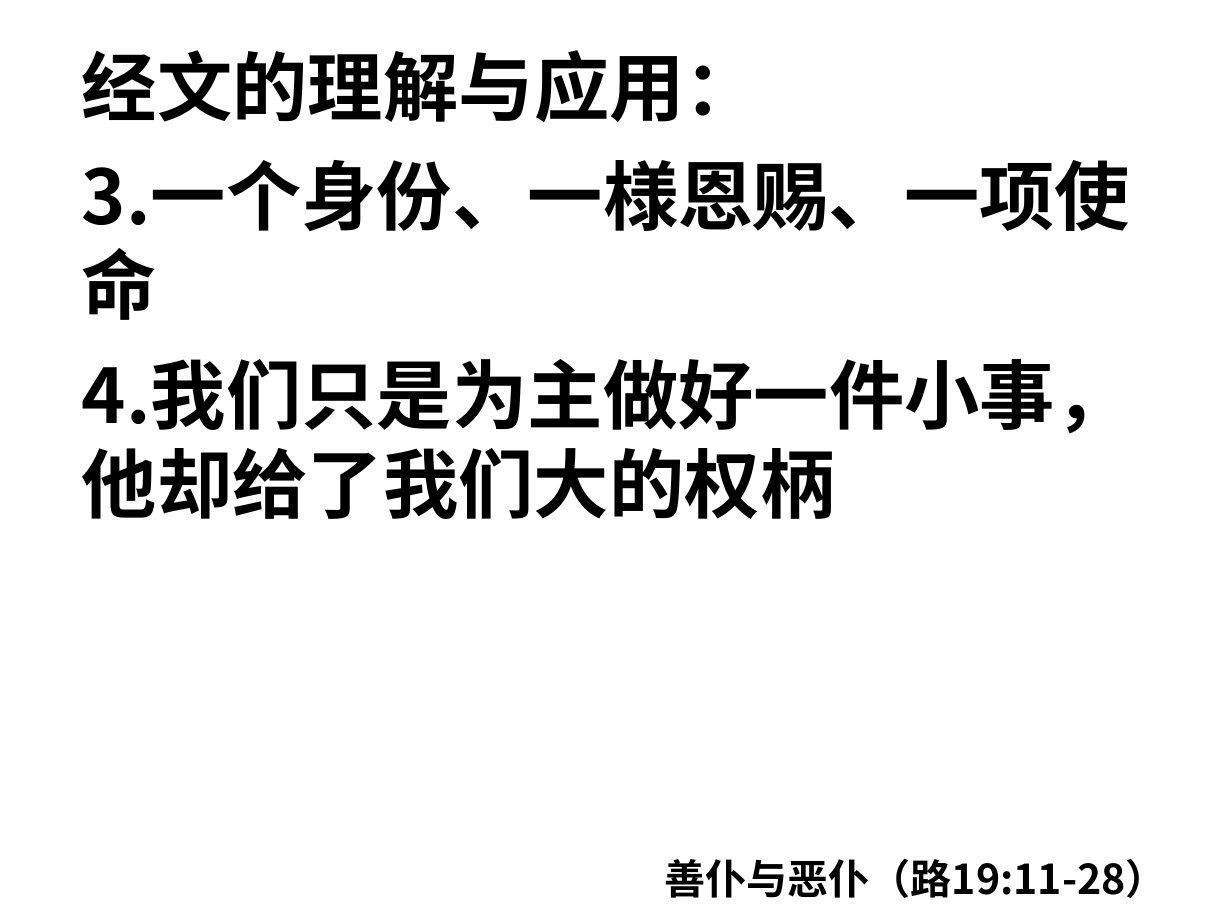
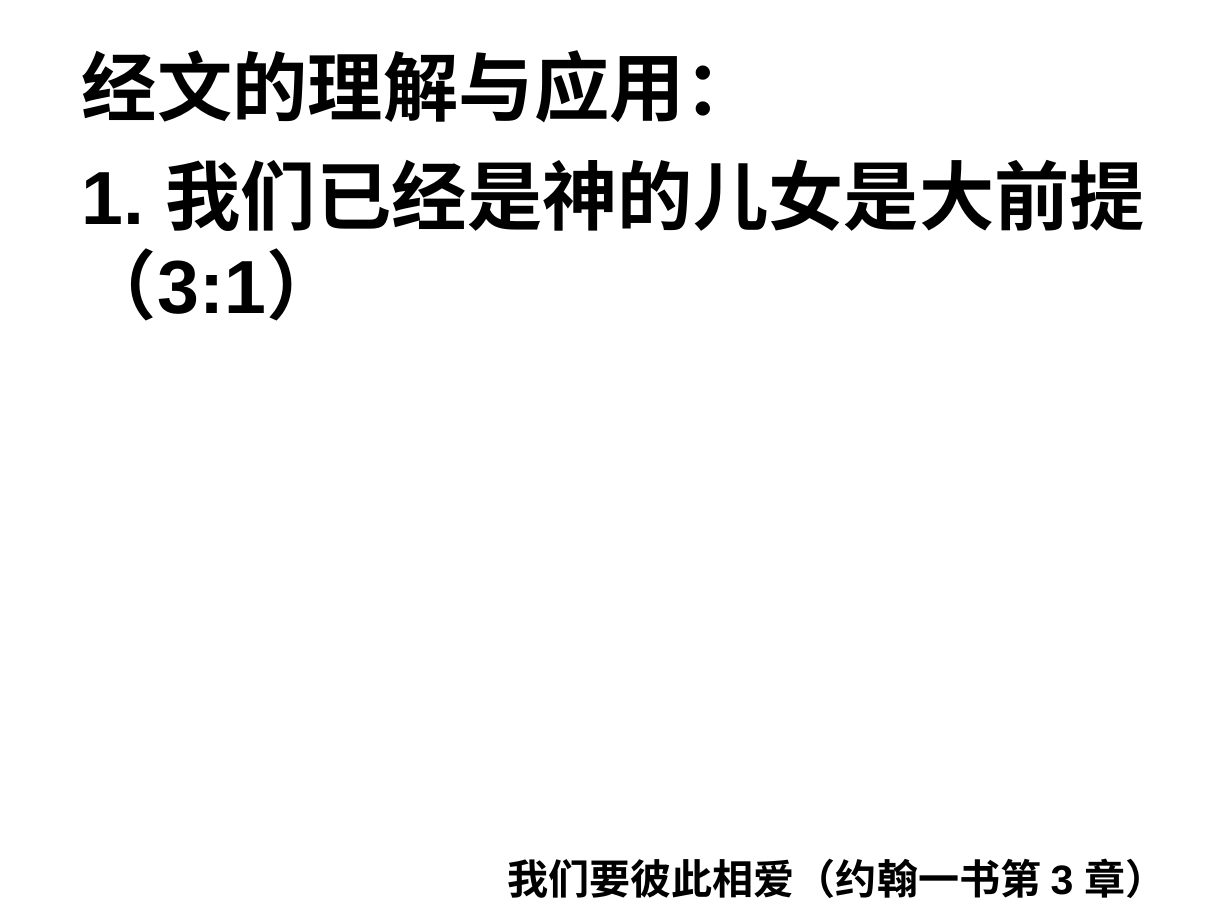
Before and after one commit to jackey-qiu/pyworship, a slide deck: slide 103 of 2023-09-03.pptx (slide 93 before the commit). Drawn at 1232x924 pixels with LibreOffice and Linux fonts; fonts in the diff are those of the drawing. Boxes give left, top, right and bottom in pixels: in the first picture for what was removed or moved away, otherwise in the second. Text is boxed around its words. In the diff, an @@ line names an element or a change of style, - is before the commit and + after.

```diff
--- a/2023-09-03.pptx
+++ b/2023-09-03.pptx
@@ text at box(82, 159, 1145, 321): text changed; font Noto Sans CJK SC to Arial @@
-3.一个身份、一様恩赐、一项使命
-4.我们只是为主做好一件小事，他却给了我们大的权柄
+1. 我们已经是神的儿女是大前提（3:1）
@@ text at box(507, 858, 1167, 898): text changed; font Noto Sans CJK SC to Arial @@
-善仆与恶仆（路19:11-28）
+我们要彼此相爱（约翰一书第 3 章）
```
Also in this commit, not shown: 38 other slides changed, 82 slides added, 64 slides removed, 14 other files.
